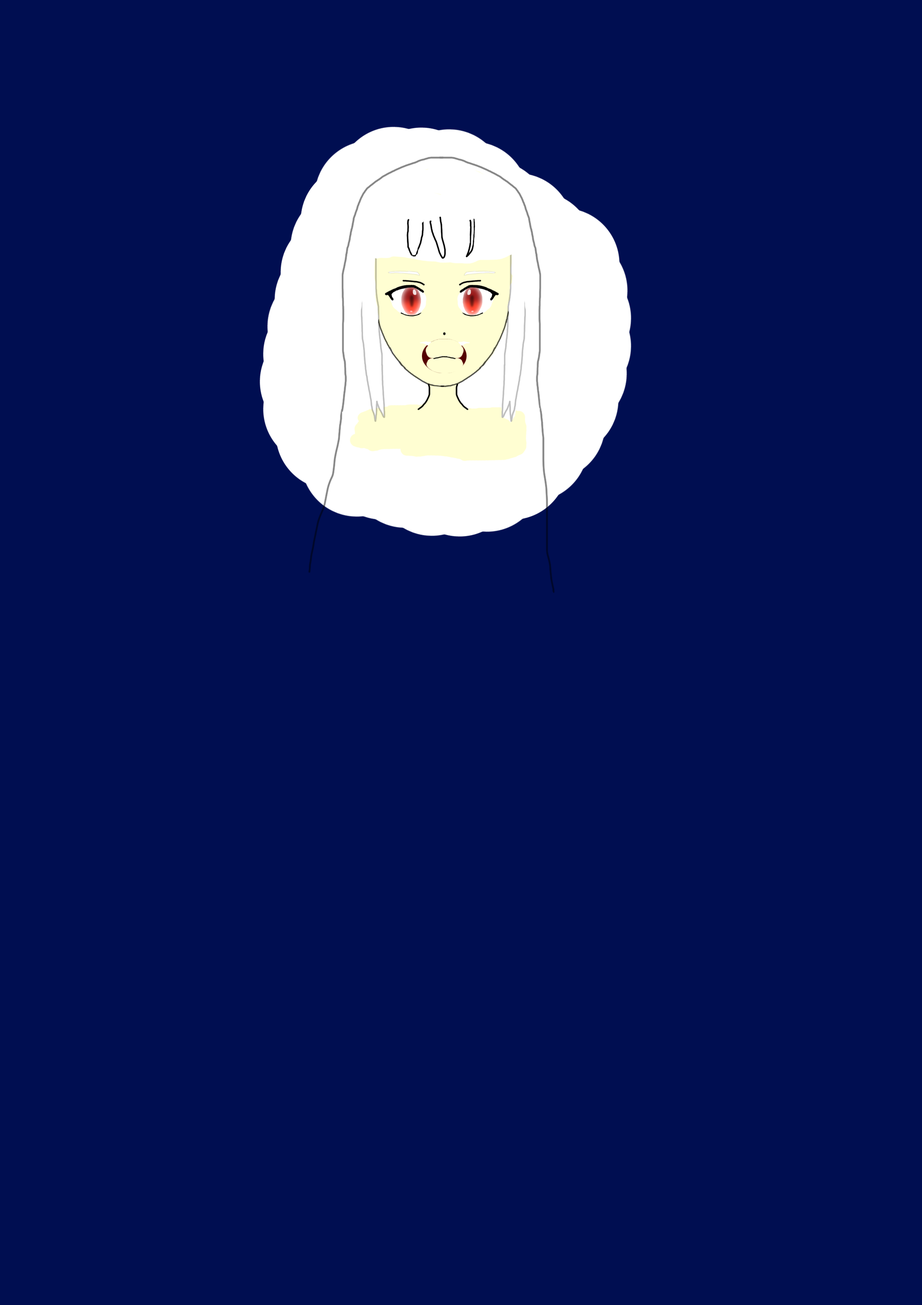
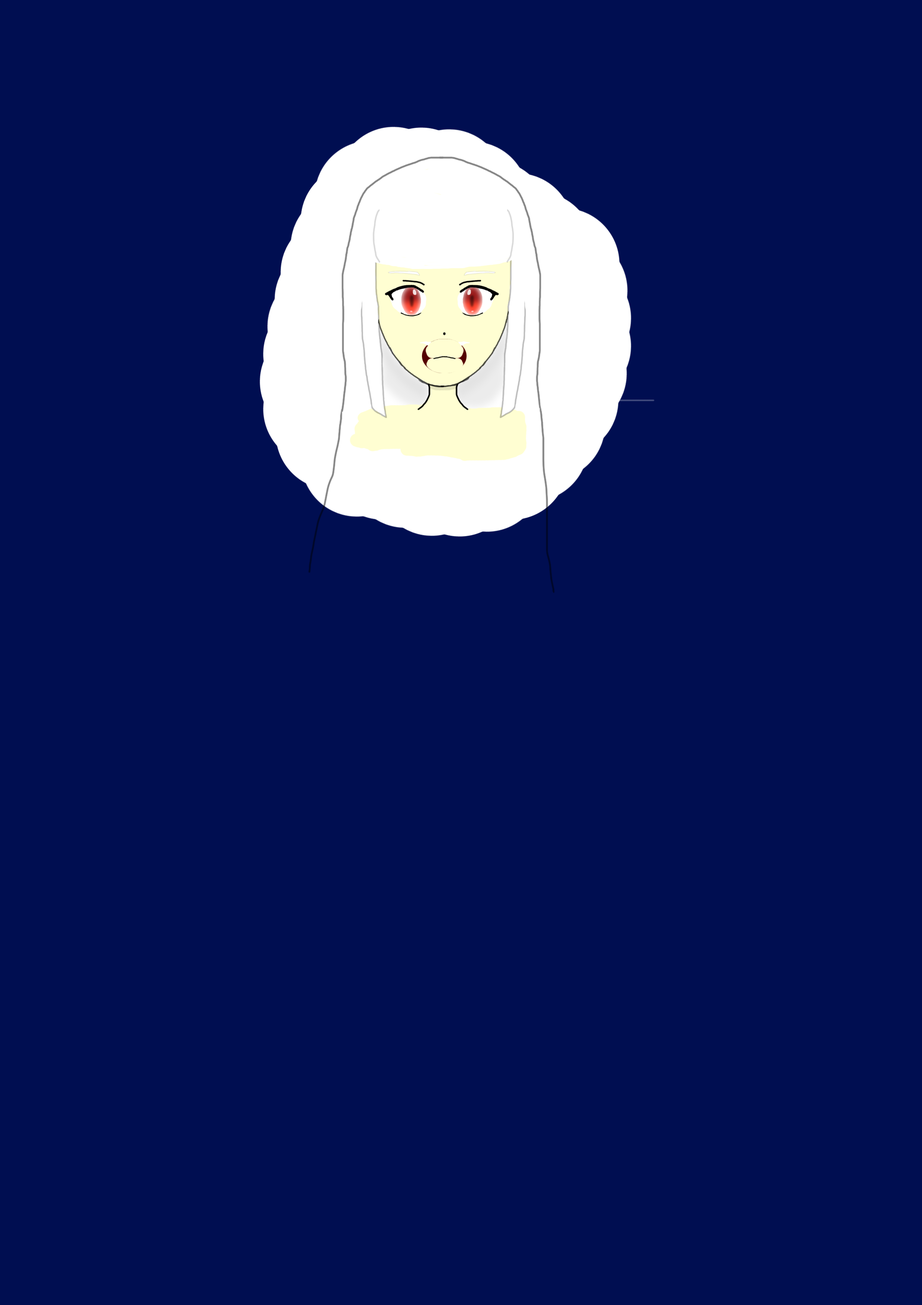
Comparing the layer stacks of the two 922px x 1305px images. Changes:
added layer "HF 拷貝" (15%) in group "HF" over (x1=505, y1=209, x2=515, y2=263)
added layer "HF" (2nd of 2, in "HF") (15%) in group "HF" over (x1=372, y1=209, x2=382, y2=264)
hid "4", opacity 100% → 10% over (x1=429, y1=216, x2=447, y2=260)
hid "H F L1", opacity 100% → 10% over (x1=406, y1=218, x2=425, y2=257)
hid "H F L 2", opacity 100% → 10% over (x1=465, y1=218, x2=476, y2=258)
painted on "HFC" over (x1=374, y1=253, x2=513, y2=270)
hid "H SideL R" (1st of 2) over (x1=501, y1=233, x2=517, y2=423)
added layer "H SideL L" (26%) above "H SideL R" over (x1=499, y1=233, x2=655, y2=419)
renamed "H SideL L" to "H SideL R", painted on it over (x1=370, y1=233, x2=388, y2=423)
painted on "H Side C" over (x1=370, y1=259, x2=517, y2=423)
added layer "F S" (60%) above "F L" over (x1=417, y1=376, x2=471, y2=388)
moved "F L" above "neck S" over (x1=372, y1=170, x2=515, y2=388)
added layer "neck S" above "neck L" over (x1=429, y1=383, x2=459, y2=391)
painted on "neck C" over (x1=417, y1=380, x2=460, y2=401)
painted on "F C" over (x1=383, y1=169, x2=507, y2=387)
added layer "HBS" above "H B L" over (x1=371, y1=316, x2=517, y2=416)
